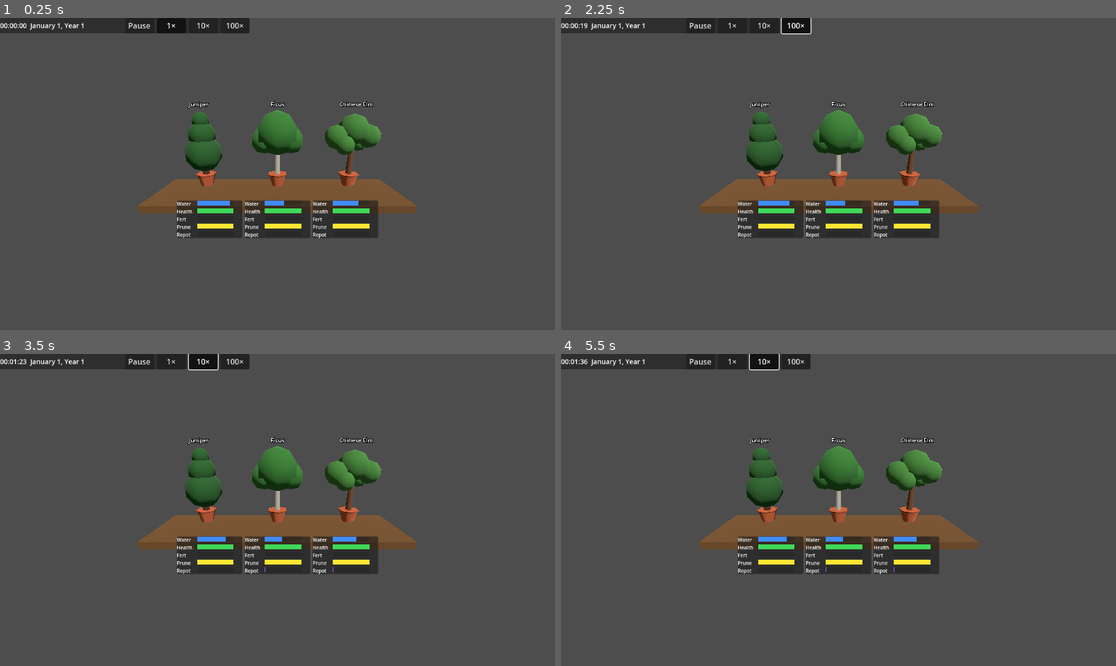
Above: before the commit, frames 1-4 (two rows, left to right).
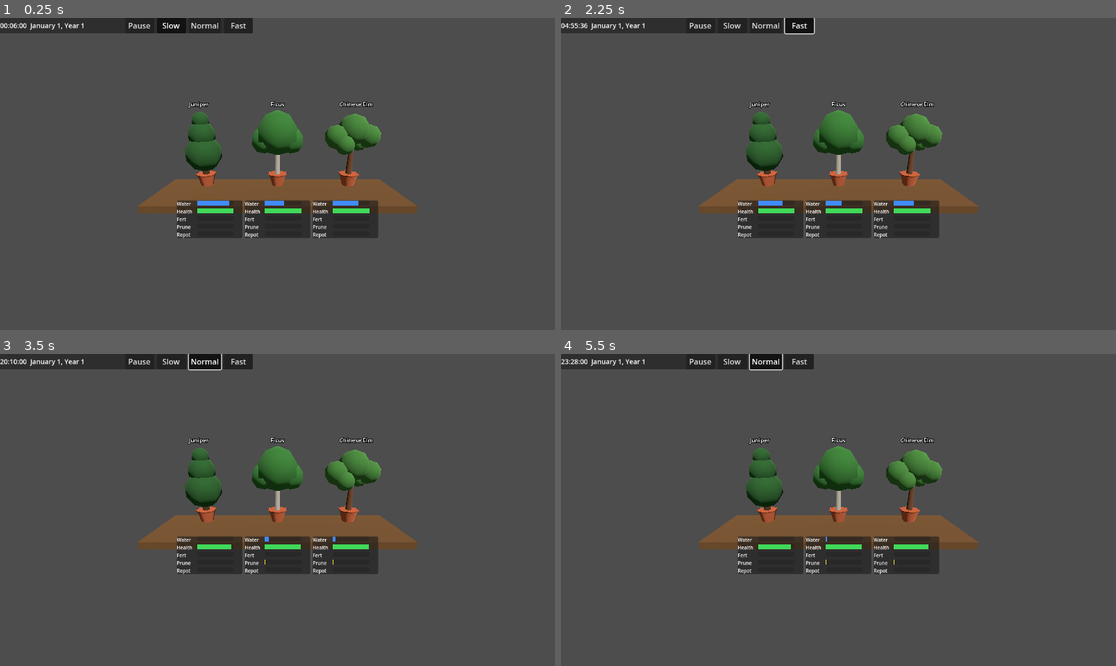
Above: after the commit, the same moments.

Repository: TrineVester/be-bonsai
Game: Godot game, scene res://scenes/main/Main.tscn
Two runs of this game, one before a commit and one after it. Both use one fixed random seed, a clock stepped at 60 frames per second and the inputs below.
Inputs (mouse positions are in pixels of both pictures, inside the frame that each line leads up to):
- Up to frame 1 (0.25 s): no input
- Up to frame 2 (2.25 s): click "Pause" at 0.5 s; click (733, 24) at 1.25 s, where only the run after the commit has a clickable "Slow"; click (799, 24) at 2 s, where only the run after the commit has a clickable "Fast"
- Up to frame 3 (3.5 s): click (205, 360) at 2.75 s, where only the run after the commit has a clickable "Normal"
- Up to frame 4 (5.5 s): click (766, 360) at 3.5 s, where only the run after the commit has a clickable "Normal"; click (733, 360) at 4.25 s, where only the run before the commit has a clickable "1×"; click (766, 360) at 5 s, where only the run before the commit has a clickable "10×"

The runs differ from the first frame. In frame 1, 0.5% of the frame differs, in the area x 2-67%, y 0-68%; in frame 2, 0.6%; in frame 3, 0.7%; in frame 4, 0.8%, in the area x 0-67%, y 0-70%.

Commit message:
Accurate times
Co-authored-by: Copilot <copilot@github.com>

Diff:
--- a/autoloads/GameClock.gd
+++ b/autoloads/GameClock.gd
@@ -2,17 +2,17 @@
 
 signal speed_changed(speed: float)
 
-const SPEED_PAUSED := 0.0
-const SPEED_1X     := 1.0
-const SPEED_10X    := 10.0
-const SPEED_100X   := 100.0
+const SPEED_PAUSED  := 0.0
+const SPEED_SLOW    := 1440.0    # 1 game day per real minute
+const SPEED_NORMAL  := 8640.0    # 1 game day per 10 real seconds
+const SPEED_FAST    := 86400.0   # 1 game day per real second
 
 const MONTH_NAMES := [
 	"January", "February", "March", "April", "May", "June",
 	"July", "August", "September", "October", "November", "December"
 ]
 
-var speed: float = SPEED_1X
+var speed: float = SPEED_SLOW
 var paused_by_interaction := false
 var _elapsed: float = 0.0
 
--- a/resources/TreeData.gd
+++ b/resources/TreeData.gd
@@ -1,15 +1,20 @@
 class_name TreeData
 extends Resource
 
-# Per-second rates. At speed 1×, one notional "game month" ≈ 300 real seconds,
-# so a full moisture drain takes ~20 minutes and is observable without being tedious.
-var MOISTURE_DRAIN_RATE   := 0.000833   # 0.25 per 300 s
-var HEALTH_DAMAGE_RATE    := 0.000500   # per second when dry
-var HEALTH_REGEN_RATE     := 0.000167   # per second in healthy moisture range
-var FERTILIZER_DRAIN_RATE := 0.001000   # 0.30 per 300 s
+const SEC_PER_DAY   := 86400.0
+const SEC_PER_MONTH := 86400.0 * 30.0
+const SEC_PER_YEAR  := 86400.0 * 30.0 * 12.0
 
-var PRUNE_DUE_AFTER := 900.0    # 3 game months until pruning urgency maxes out
-var REPOT_INTERVAL  := 7200.0   # 24 game months between repottings
+# Species subclasses must override these in _init()
+var MOISTURE_DRAIN_RATE   := 0.0
+var HEALTH_DAMAGE_RATE    := 0.0
+var HEALTH_REGEN_RATE     := 0.0
+var FERTILIZER_DRAIN_RATE := 1.0 / (SEC_PER_DAY * 90.0)
+
+# Pruning urgency maxes out after 3 months without pruning
+var PRUNE_DUE_AFTER := SEC_PER_MONTH * 3.0
+# Repotting due after 2 years by default
+var REPOT_INTERVAL  := SEC_PER_YEAR * 2.0
 
 @export var species: String = "Unknown"
 @export var age: float = 0.0
--- a/resources/trees/ChineseElmData.gd
+++ b/resources/trees/ChineseElmData.gd
@@ -3,7 +3,7 @@
 
 func _init() -> void:
 	species = "Chinese Elm"
-	MOISTURE_DRAIN_RATE   = 0.000833
-	HEALTH_DAMAGE_RATE    = 0.000400
-	HEALTH_REGEN_RATE     = 0.000200
-	REPOT_INTERVAL        = 7200.0
+	MOISTURE_DRAIN_RATE = 0.75 / SEC_PER_DAY            # drains in 1 day
+	HEALTH_DAMAGE_RATE  = 0.20 / SEC_PER_DAY            # moderately sensitive
+	HEALTH_REGEN_RATE   = 0.12 / SEC_PER_DAY            # average recovery
+	REPOT_INTERVAL      = SEC_PER_YEAR * 2.0             # repot every 2 years
--- a/resources/trees/FicusData.gd
+++ b/resources/trees/FicusData.gd
@@ -3,7 +3,7 @@
 
 func _init() -> void:
 	species = "Ficus"
-	MOISTURE_DRAIN_RATE   = 0.000667
-	HEALTH_DAMAGE_RATE    = 0.000333
-	HEALTH_REGEN_RATE     = 0.000267
-	REPOT_INTERVAL        = 7200.0
+	MOISTURE_DRAIN_RATE = 0.75 / (SEC_PER_DAY * 1.5)   # drains in 1.5 days
+	HEALTH_DAMAGE_RATE  = 0.10 / SEC_PER_DAY            # tolerant of dry spells
+	HEALTH_REGEN_RATE   = 0.16 / SEC_PER_DAY            # recovers quickly
+	REPOT_INTERVAL      = SEC_PER_YEAR * 2.0             # repot every 2 years
--- a/resources/trees/JuniperData.gd
+++ b/resources/trees/JuniperData.gd
@@ -3,7 +3,7 @@
 
 func _init() -> void:
 	species = "Juniper"
-	MOISTURE_DRAIN_RATE   = 0.001167
-	HEALTH_DAMAGE_RATE    = 0.000667
-	HEALTH_REGEN_RATE     = 0.000133
-	REPOT_INTERVAL        = 10800.0
+	MOISTURE_DRAIN_RATE = 0.75 / (SEC_PER_DAY * 0.7)   # drains in 0.7 days
+	HEALTH_DAMAGE_RATE  = 0.30 / SEC_PER_DAY            # more sensitive to dryness
+	HEALTH_REGEN_RATE   = 0.06 / SEC_PER_DAY            # slow to recover
+	REPOT_INTERVAL      = SEC_PER_YEAR * 3.0             # repot every 3 years
--- a/scenes/main/Main.gd
+++ b/scenes/main/Main.gd
@@ -151,7 +151,7 @@
 	sep.custom_minimum_size.x = 8
 	hbox.add_child(sep)
 
-	var speed_options: Array = [["Pause", 0.0], ["1×", 1.0], ["10×", 10.0], ["100×", 100.0]]
+	var speed_options: Array = [["Pause", 0.0], ["Slow", 1440.0], ["Normal", 8640.0], ["Fast", 86400.0]]
 	for entry: Array in speed_options:
 		var btn := Button.new()
 		btn.text = entry[0]
@@ -308,6 +308,6 @@
 
 
 func _update_speed_buttons() -> void:
-	var speeds: Array = [0.0, 1.0, 10.0, 100.0]
+	var speeds: Array = [0.0, 1440.0, 8640.0, 86400.0]
 	for i in _speed_buttons.size():
 		_speed_buttons[i].button_pressed = (GameClock.speed == speeds[i])
